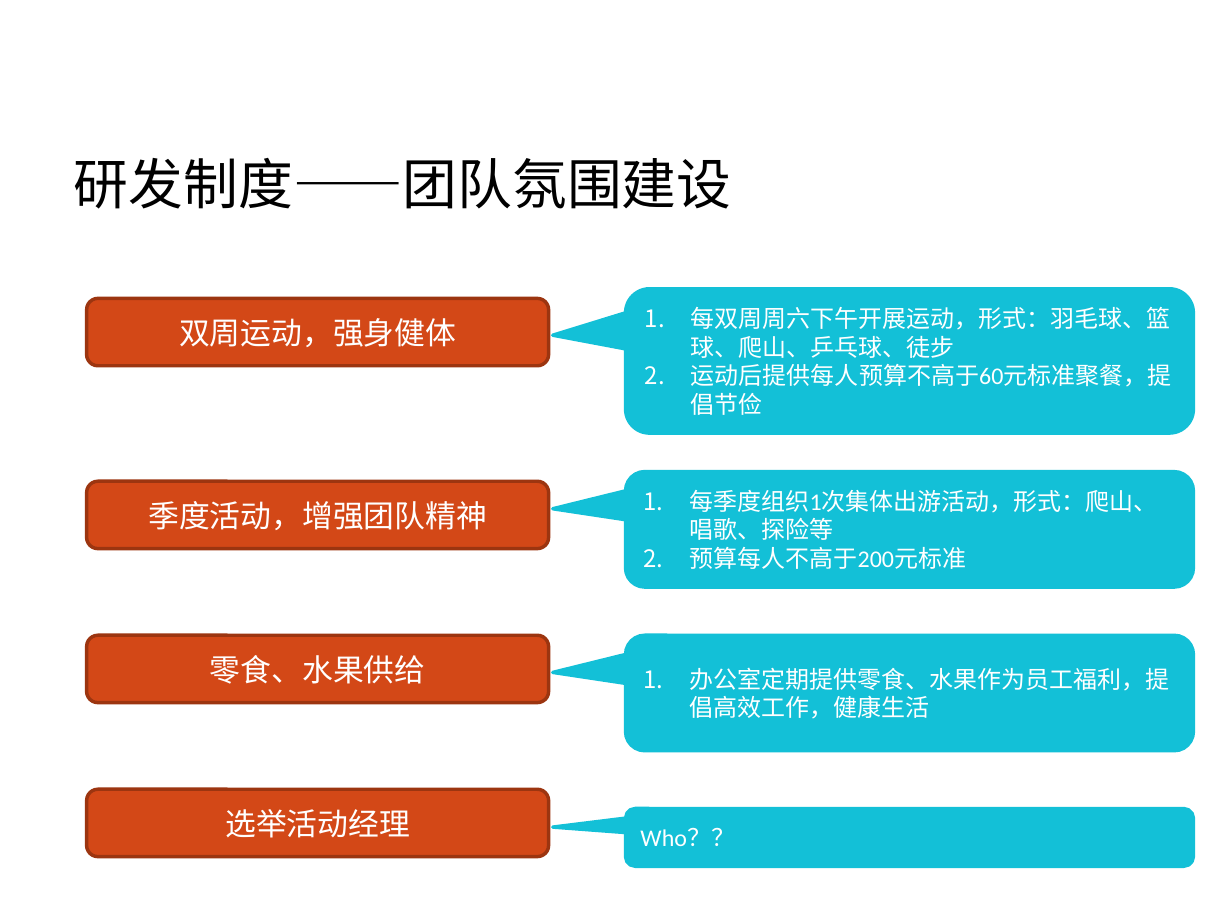
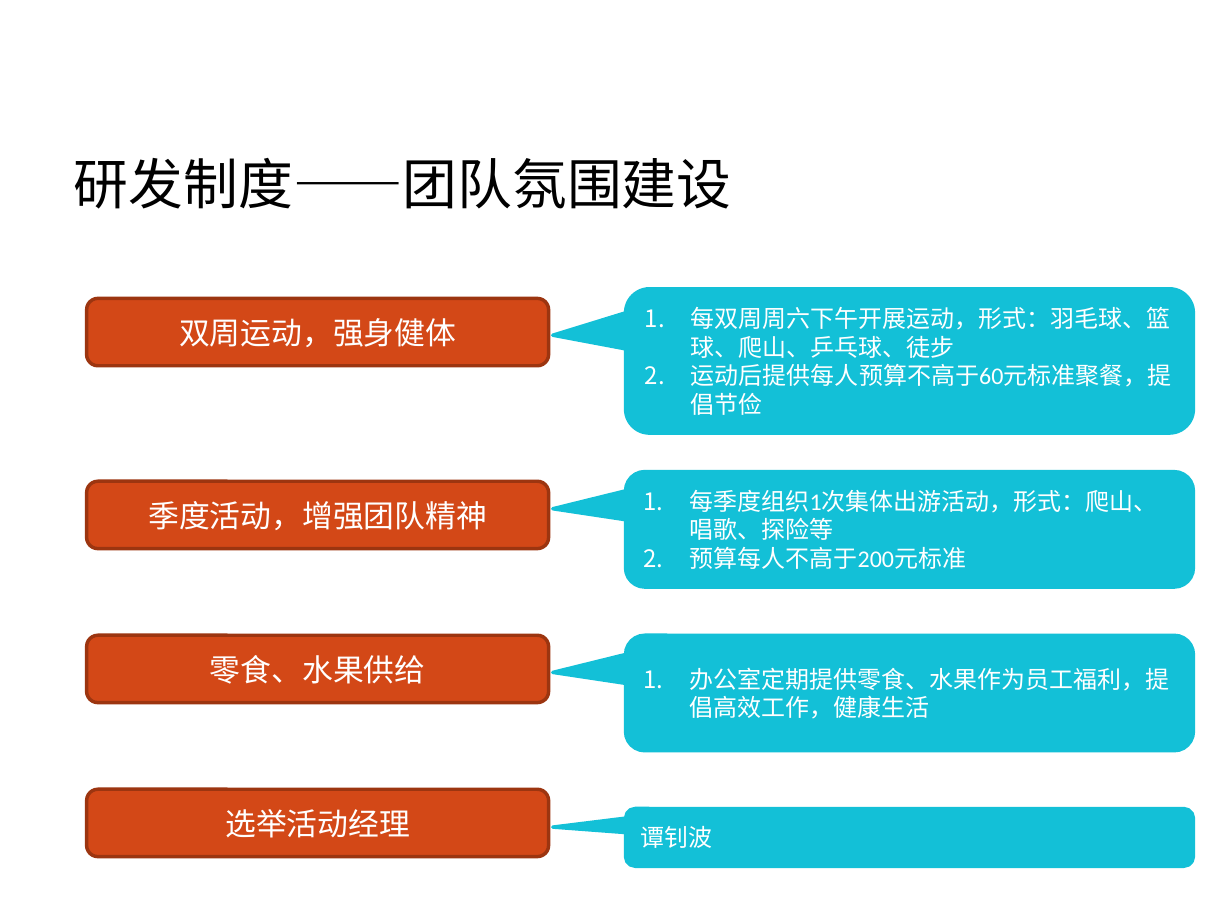
Before and after one commit to Vivian-hihi/SequoiaDB, a slide deck: slide 14 of internal_doc/00.项目管理/02.制度宣传/2016研发组织结构和制度流程宣传.pptx. Drawn at 1232x924 pixels with LibreOffice and Linux fonts; fonts in the diff are those of the drawing; background and template pictures are left out. Boxes give left, top, right and bottom in pixels: in the first picture for what was removed or moved away, otherwise in the second. Text is boxed around its words. In the diff, an @@ line names an element or a change of style, - is before the commit and + after.

```diff
--- a/internal_doc/00.项目管理/02.制度宣传/2016研发组织结构和制度流程宣传.pptx
+++ b/internal_doc/00.项目管理/02.制度宣传/2016研发组织结构和制度流程宣传.pptx
@@ text in rounded speech box at [640,826,712,848]: text changed @@
-Who？？
+谭钊波
```
Also in this commit, not shown: 2 other slides changed.
